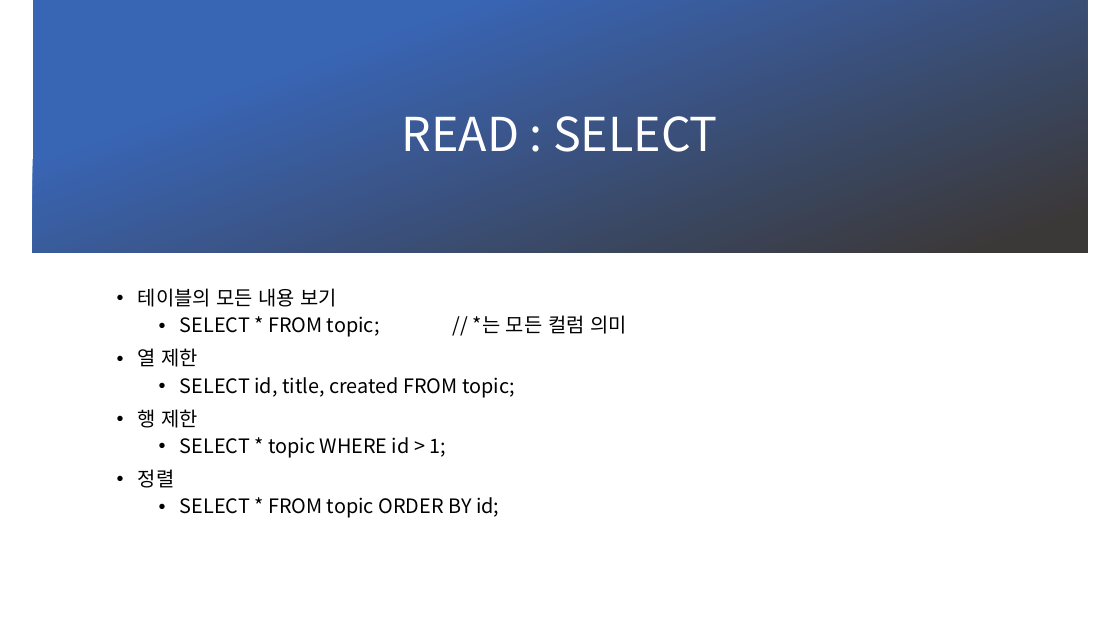
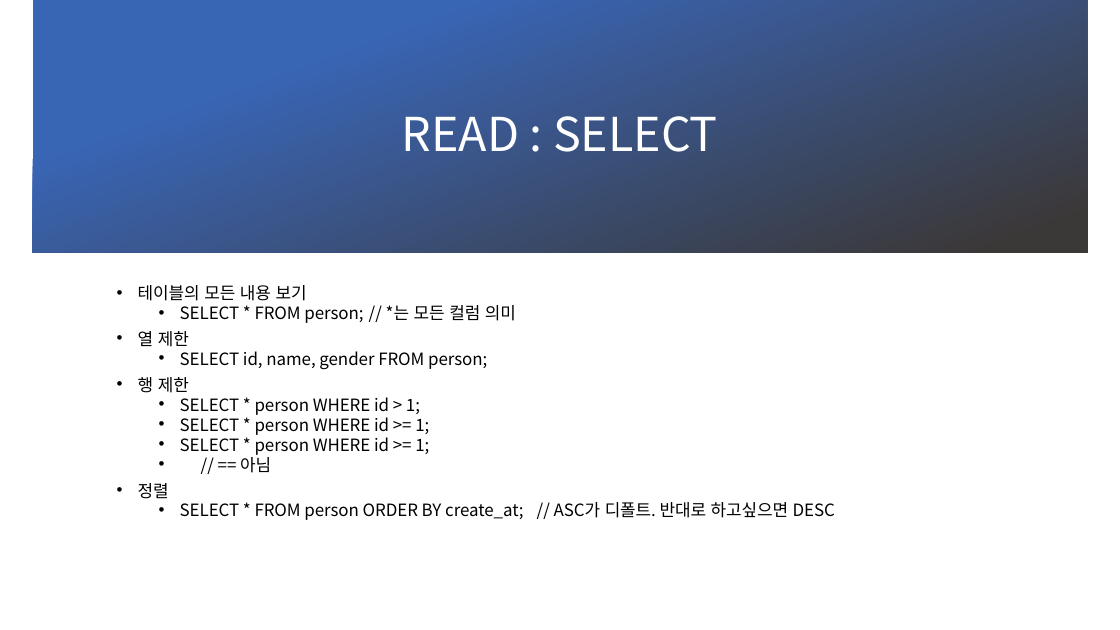
Before and after one commit to GNUCSAssistants/ver.2021_No_Base_ModernWeb, a slide deck: slide 2 of PPT/5. PostgreSQL/CRUD2.pptx (slide 1 before the commit). Drawn at 1120x630 pixels with LibreOffice and Linux fonts; fonts in the diff are those of the drawing; background and template pictures are left out. Boxes give left, top, right and bottom in pixels: in the first picture for what was removed or moved away, otherwise in the second. Text is boxed around its words. In the diff, an @@ line names an element or a change of style, - is before the commit and + after.

```diff
--- a/PPT/5. PostgreSQL/CRUD2.pptx
+++ b/PPT/5. PostgreSQL/CRUD2.pptx
@@ text at [138, 285, 307, 499]: size 17 to 14.4 pt in "테이블의 모든 내용 보기", "열 제한", "행 제한", "정렬"; line spacing 0.9 to 0.7 @@
@@ text at [180, 305, 516, 323]: text changed; size 17 to 14.4 pt @@
-  • SELECT * FROM topic; // *는 모든 컬럼 의미
+  • SELECT * FROM person; // *는 모든 컬럼 의미
@@ text at [180, 351, 487, 370]: text changed; size 17 to 14.4 pt @@
-  • SELECT id, title, created FROM topic;
+  • SELECT id, name, gender FROM person;
@@ text at [180, 397, 429, 473]: text changed; size 17 to 14.4 pt @@
-  • SELECT * topic WHERE id > 1;
+  • SELECT * person WHERE id > 1;
+  • SELECT * person WHERE id >= 1;
+  • SELECT * person WHERE id >= 1;
+  • // == 아님
@@ text at [180, 502, 835, 520]: text changed; size 17 to 14.4 pt @@
-  • SELECT * FROM topic ORDER BY id;
+  • SELECT * FROM person ORDER BY create_at; // ASC가 디폴트. 반대로 하고싶으면 DESC
```
Also in this commit, not shown: 2 slides added, 2 other files.
